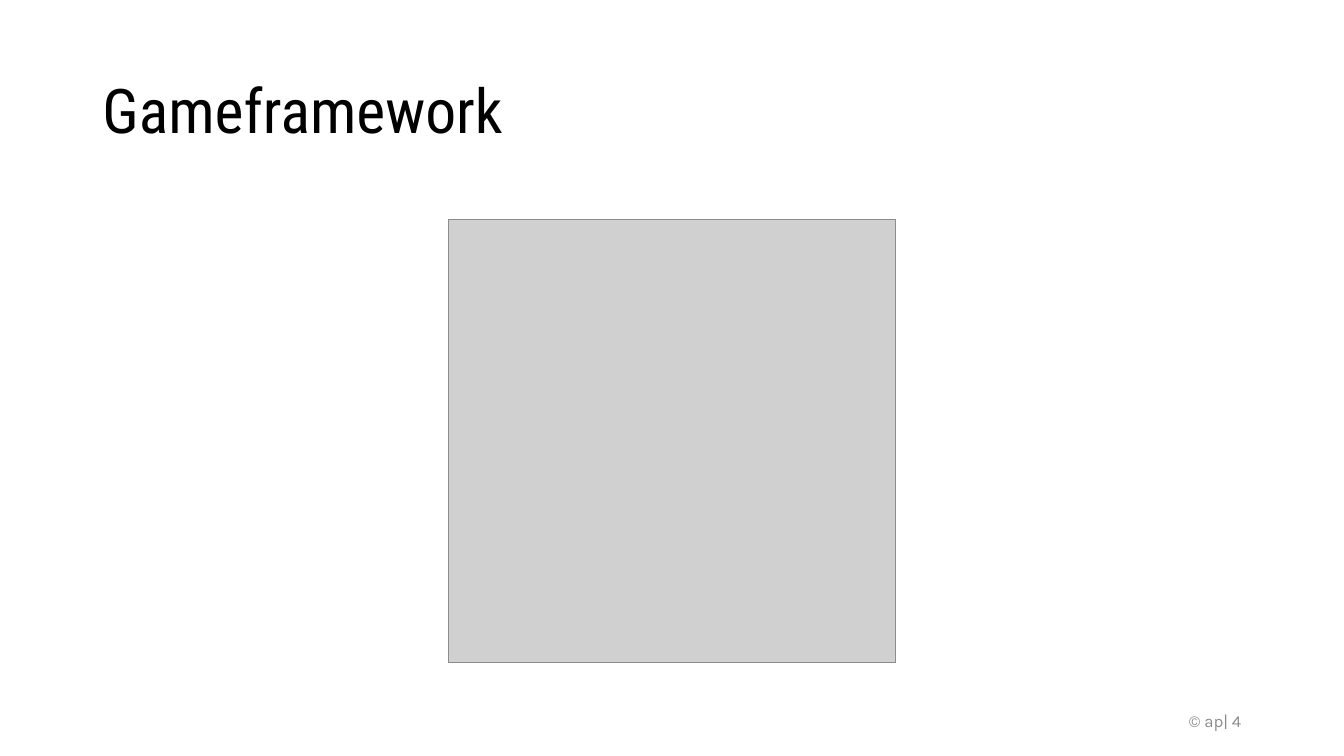
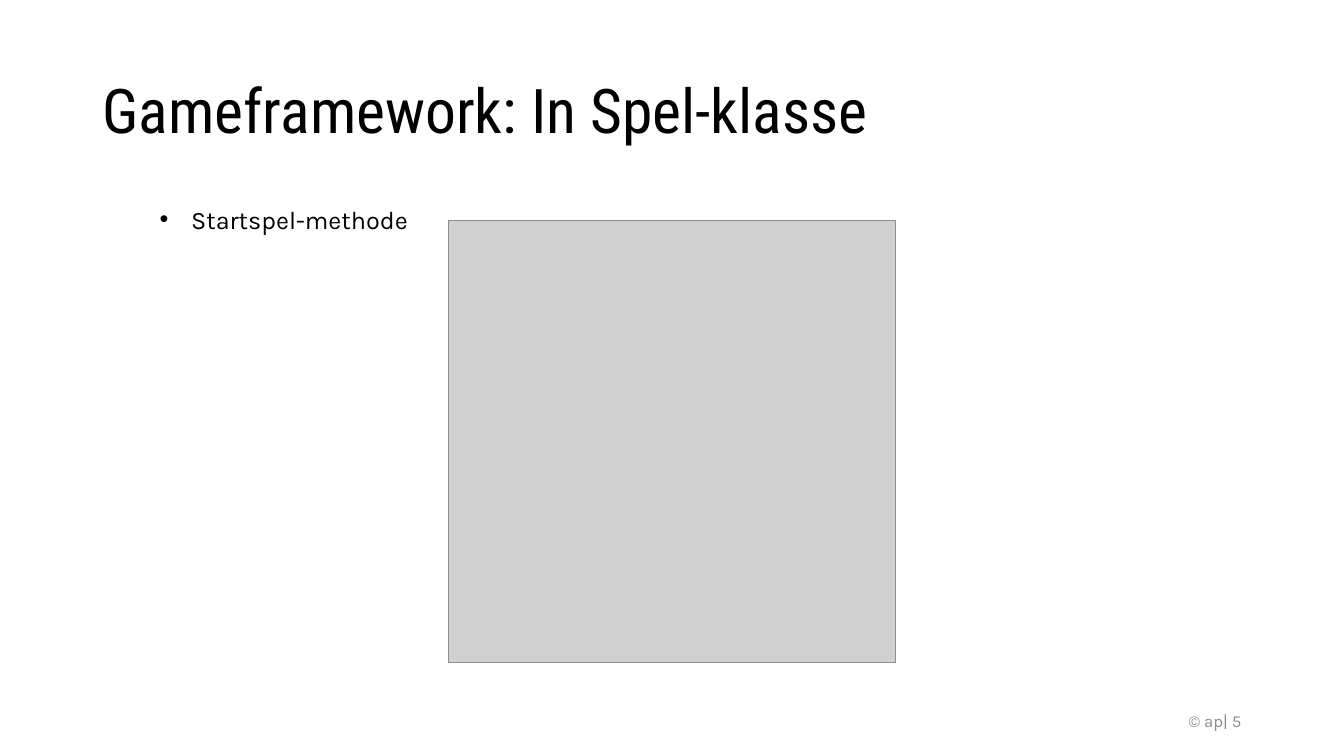
Before and after one commit to dbEthan/csharpbook2, a slide deck: slide 5 of oopquest/2_oopquest.pptx (slide 4 before the commit). Drawn at 1344x756 pixels with LibreOffice and Linux fonts; fonts in the diff are those of the drawing; grey boxes stand for pictures; background and template pictures are left out. Boxes give left, top, right and bottom in pixels: in the first picture for what was removed or moved away, otherwise in the second. Text is boxed around its words. In the diff, an @@ line names an element or a change of style, - is before the commit and + after.

```diff
--- a/oopquest/2_oopquest.pptx
+++ b/oopquest/2_oopquest.pptx
@@ title at (102,86,867,146): text changed @@
-Gameframework
+Gameframework: In Spel-klasse
@@ text added at (191,211,408,235), 18 pt, text #000000 @@
+• Startspel-methode
@@ page number at (1204,714,1241,731): text changed @@
-© ap| 4
+© ap| 5
```
Also in this commit, not shown: 1 slide added, 1 other file.
